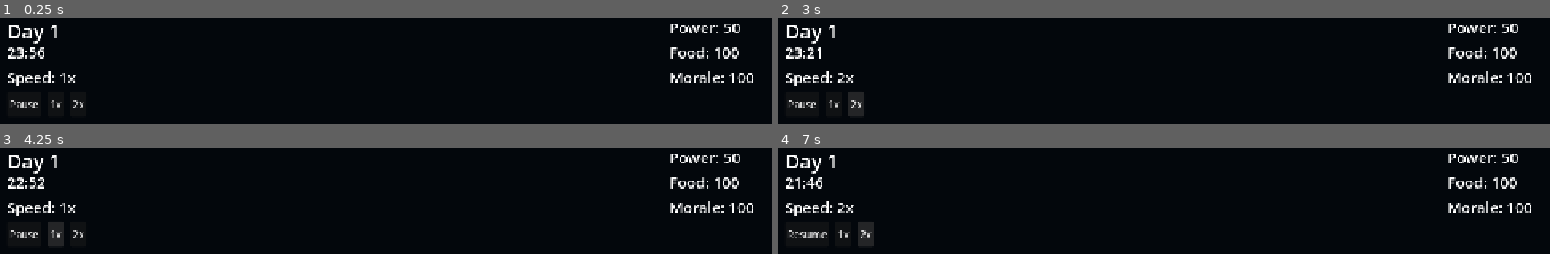
Above: before the commit, frames 1-4 (two rows, left to right).
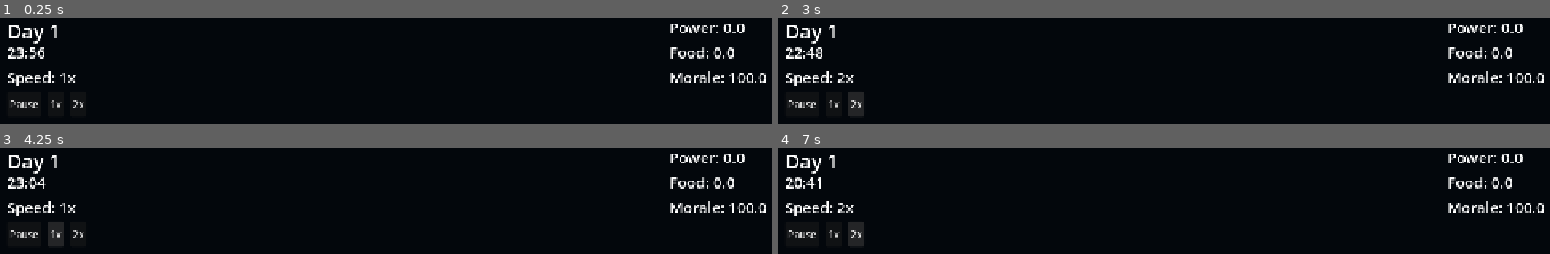
Above: after the commit, the same moments.

Repository: MLinh2407/godot-survival-city-builder-game
Game: Godot game, scene res://scenes/main/Main.tscn
Two runs of this game, one before a commit and one after it. Both use one fixed random seed, a clock stepped at 60 frames per second and the inputs below.
Inputs:
- Up to frame 1 (0.25 s): no input
- Up to frame 2 (3 s): click "Pause" at 0.5 s; click "Resume" at 1.25 s; click "1x" at 2 s; click "2x" at 2.75 s
- Up to frame 3 (4.25 s): click "1x" at 3.5 s
- Up to frame 4 (7 s): click "2x" at 4.25 s; click "1x" at 5 s; click "2x" at 5.75 s; tap Enter at 6.5 s; tap 1 at 6.6 s; tap Space at 6.77 s; tap 2 at 6.8 s

The runs differ from the first frame. In frame 1, 0.5% of the frame differs, in the area x 92-100%, y 5-62%; in frame 2, 0.7%; in frame 3, 0.7%; in frame 4, 1.5%, in the area x 1-100%, y 5-93%.

Commit message:
implement Power/Food/Morale tick every game day using building rates + GameConstants.

Diff:
--- a/scenes/main/Main.gd
+++ b/scenes/main/Main.gd
@@ -27,36 +27,46 @@
 	if btn_1x: btn_1x.pressed.connect(_on_button_1x_pressed)
 	if btn_2x: btn_2x.pressed.connect(_on_button_2x_pressed)
 
-	set_speed(1.0, "Speed: 1x")
+	set_speed(TimeManager.GameSpeed.NORMAL, "Speed: 1x")
 
 	# init labels manually in case signal fires before Main is fully ready
 	if power_label and food_label and morale_label:
-		_on_resources_changed(ResourceManager.power, ResourceManager.food, ResourceManager.morale)
+		_on_resources_changed(ResourceManager.net_power, ResourceManager.food, ResourceManager.morale, ResourceManager.materials)
 
 func toggle_pause() -> void:
-	get_tree().paused = not get_tree().paused
+	if TimeManager.current_speed == TimeManager.GameSpeed.PAUSED:
+		get_tree().paused = false
+		set_speed(TimeManager.GameSpeed.NORMAL, "Speed: 1x")
+	else:
+		get_tree().paused = true
+		TimeManager.set_game_speed(TimeManager.GameSpeed.PAUSED)
+		if btn_pause:
+			btn_pause.text = "Resume"
+		if speed_label:
+			speed_label.text = "PAUSED"
+
+func set_speed(speed: int, text: String) -> void:
+	TimeManager.set_game_speed(speed)
+	get_tree().paused = false
 	if btn_pause:
-		btn_pause.text = "Resume" if get_tree().paused else "Pause"
-
-func set_speed(multiplier: float, text: String) -> void:
-	Engine.time_scale = multiplier
+		btn_pause.text = "Pause"
 	if speed_label:
 		speed_label.text = text
 
 func _on_button_1x_pressed() -> void:
-	set_speed(1.0, "Speed: 1x")
+	set_speed(TimeManager.GameSpeed.NORMAL, "Speed: 1x")
 
 func _on_button_2x_pressed() -> void:
-	set_speed(2.0, "Speed: 2x")
+	set_speed(TimeManager.GameSpeed.FAST, "Speed: 2x")
 
 func _unhandled_input(event: InputEvent) -> void:
 	if event is InputEventKey and event.pressed and not event.echo:
 		if event.keycode == KEY_SPACE:
 			toggle_pause()
 		elif event.keycode == KEY_1:
-			set_speed(1.0, "Speed: 1x")
+			set_speed(TimeManager.GameSpeed.NORMAL, "Speed: 1x")
 		elif event.keycode == KEY_2:
-			set_speed(2.0, "Speed: 2x")
+			set_speed(TimeManager.GameSpeed.FAST, "Speed: 2x")
 
 func _on_day_changed(new_day: int) -> void:
 	if day_label:
@@ -66,7 +76,7 @@
 	if time_label:
 		time_label.text = time_string
 
-func _on_resources_changed(p: int, f: int, m: int) -> void:
+func _on_resources_changed(p: float, f: float, m: float, mat: int) -> void:
 	if power_label:
 		power_label.text = "Power: " + str(p)
 	if food_label:
--- a/scripts/managers/ResourceManager.gd
+++ b/scripts/managers/ResourceManager.gd
@@ -1,10 +1,21 @@
 extends Node
 
-signal resources_changed(power: int, food: int, morale: int)
+signal resources_changed(power: float, food: float, morale: float, materials: int)
+signal threshold_warning(resource: String, is_critical: bool)
 
-var power: int = 50
-var food: int = 100
-var morale: int = 100
+# --- Capacities and Totals ---
+var power_capacity: float = 0.0
+var power_draw: float = 0.0
+var net_power: float = 0.0
+
+var food: float = 0.0
+var max_food: float = 0.0
+var days_starving: int = 0
+
+var materials: int = 0
+
+# Morale goes from 0 to 100
+var morale: float = 100.0
 
 func _ready() -> void:
 	# Wait one frame to ensure TimeManager autoload is fully initialized
@@ -14,12 +25,57 @@
 	else:
 		push_warning("TimeManager not found during ResourceManager init.")
 
-	resources_changed.emit(power, food, morale)
+	resources_changed.emit(net_power, food, morale, materials)
+
+func calculate_power() -> void:
+	net_power = power_capacity - power_draw
+	resources_changed.emit(net_power, food, morale, materials)
+
+func add_materials(amount: int) -> void:
+	materials += amount
+	resources_changed.emit(net_power, food, morale, materials)
+
+func consume_materials(amount: int) -> bool:
+	if materials >= amount:
+		materials -= amount
+		resources_changed.emit(net_power, food, morale, materials)
+		return true
+	return false
 
 func _on_day_changed(new_day: int) -> void:
+	# Daily Material Passive Gen
+	var generated_materials = randi_range(GameConstants.MATERIALS_PASSIVE_MIN, GameConstants.MATERIALS_PASSIVE_MAX)
+	materials += generated_materials
+
+	# Track Starvation
+	if food <= 0.0:
+		days_starving += 1
+		if days_starving >= GameConstants.FOOD_STARVATION_DELAY:
+			# Externally tracked starvation deaths logic can connect to day_changed
+			pass
+	else:
+		days_starving = 0
+
+	_check_thresholds()
+
 	print("--- Day ", new_day, " ---")
-	print("Power:  ", power)
-	print("Food:   ", food)
-	print("Morale: ", morale)
+	print("Net Power:  ", net_power, " (Cap: ", power_capacity, " Draw: ", power_draw, ")")
+	print("Food:       ", food, " / ", max_food)
+	print("Morale:     ", morale)
+	print("Materials:  ", materials)
 	print("----------------")
-	resources_changed.emit(power, food, morale)
+
+	resources_changed.emit(net_power, food, morale, materials)
+
+func _check_thresholds() -> void:
+	if max_food > 0:
+		var food_ratio = food / max_food
+		if food_ratio <= GameConstants.CRITICAL_THRESHOLD:
+			threshold_warning.emit("Food", true)
+		elif food_ratio <= GameConstants.WARNING_THRESHOLD:
+			threshold_warning.emit("Food", false)
+
+	if morale <= GameConstants.MORALE_DESERTION_THRESHOLD:
+		threshold_warning.emit("Morale", true)
+	elif morale <= GameConstants.MORALE_EFFICIENCY_THRESHOLD:
+		threshold_warning.emit("Morale", false)
--- a/scripts/managers/TimeManager.gd
+++ b/scripts/managers/TimeManager.gd
@@ -2,25 +2,50 @@
 
 signal day_changed(new_day: int)
 signal time_changed(time_string: String)
+signal storm_warning_issued
+signal storm_hit
+
+enum GameSpeed { PAUSED, NORMAL, FAST }
+var current_speed: GameSpeed = GameSpeed.NORMAL
 
 var current_day: int = 1
-var day_length_seconds: float = 90.0
 var time_elapsed: float = 0.0
 
 var _last_time_str: String = ""
 
 func _ready() -> void:
-	process_mode = Node.PROCESS_MODE_PAUSABLE
+	process_mode = Node.PROCESS_MODE_ALWAYS
+
+func set_game_speed(speed: GameSpeed) -> void:
+	current_speed = speed
+
+func get_current_day_length() -> float:
+	match current_speed:
+		GameSpeed.FAST:
+			return GameConstants.DAY_LENGTH_FAST
+		_:
+			return GameConstants.DAY_LENGTH_SECONDS
 
 func _process(delta: float) -> void:
+	if current_speed == GameSpeed.PAUSED:
+		return
+
+	var current_day_length = get_current_day_length()
+
 	time_elapsed += delta
 
-	if time_elapsed >= day_length_seconds:
-		time_elapsed -= day_length_seconds
+	if time_elapsed >= current_day_length:
+		time_elapsed -= current_day_length
 		current_day += 1
 		day_changed.emit(current_day)
 
-	var fraction_left = clamp(1.0 - (time_elapsed / day_length_seconds), 0.0, 1.0)
+		# Signal Milestones
+		if current_day == GameConstants.STORM_START_DAY:
+			storm_warning_issued.emit()
+		elif current_day == GameConstants.STORM_HIT_DAY:
+			storm_hit.emit()
+
+	var fraction_left = clamp(1.0 - (time_elapsed / current_day_length), 0.0, 1.0)
 	var total_ingame_minutes = int(fraction_left * 24.0 * 60.0)
 	var h = total_ingame_minutes / 60
 	var m = total_ingame_minutes % 60
